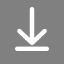
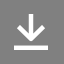
Comparing the layer stacks of the two 64px x 64px images. Changes:
renamed "Shape 2" to "Play Hover copy 2", painted on it over 14, 7, 49, 51
